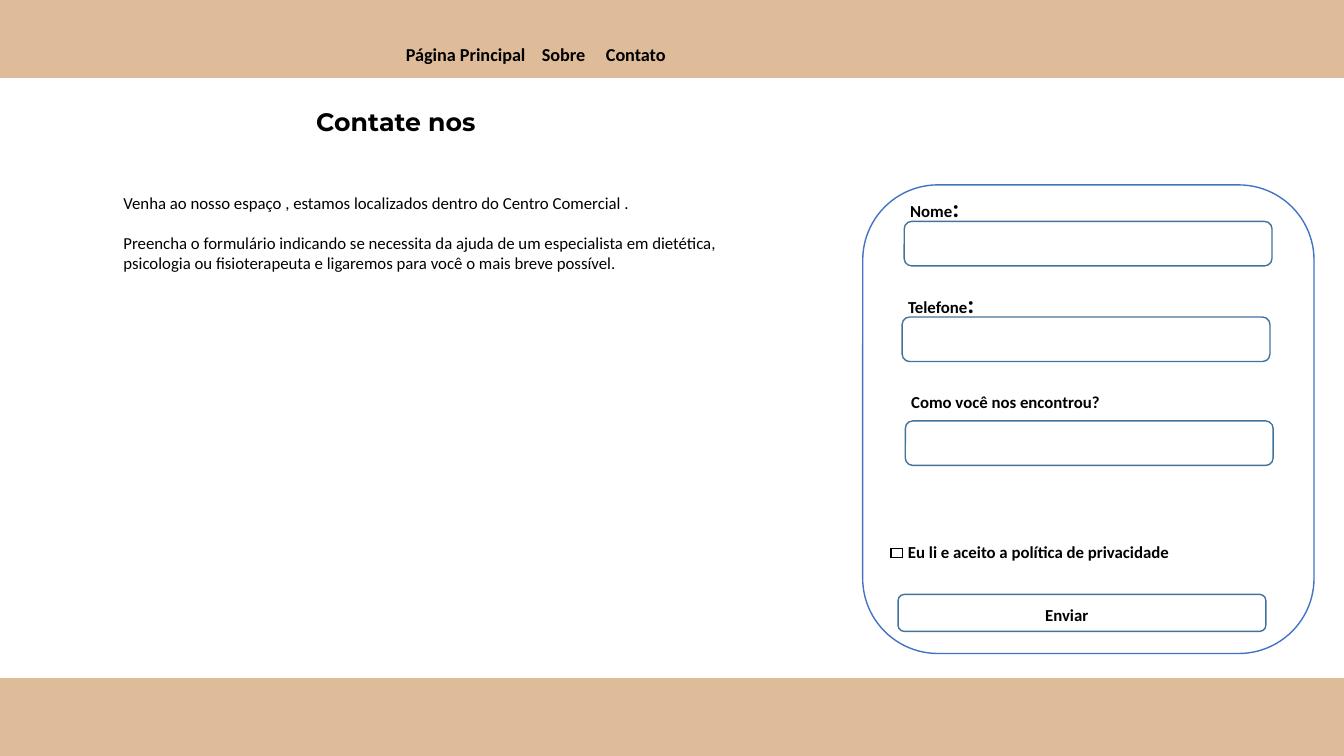
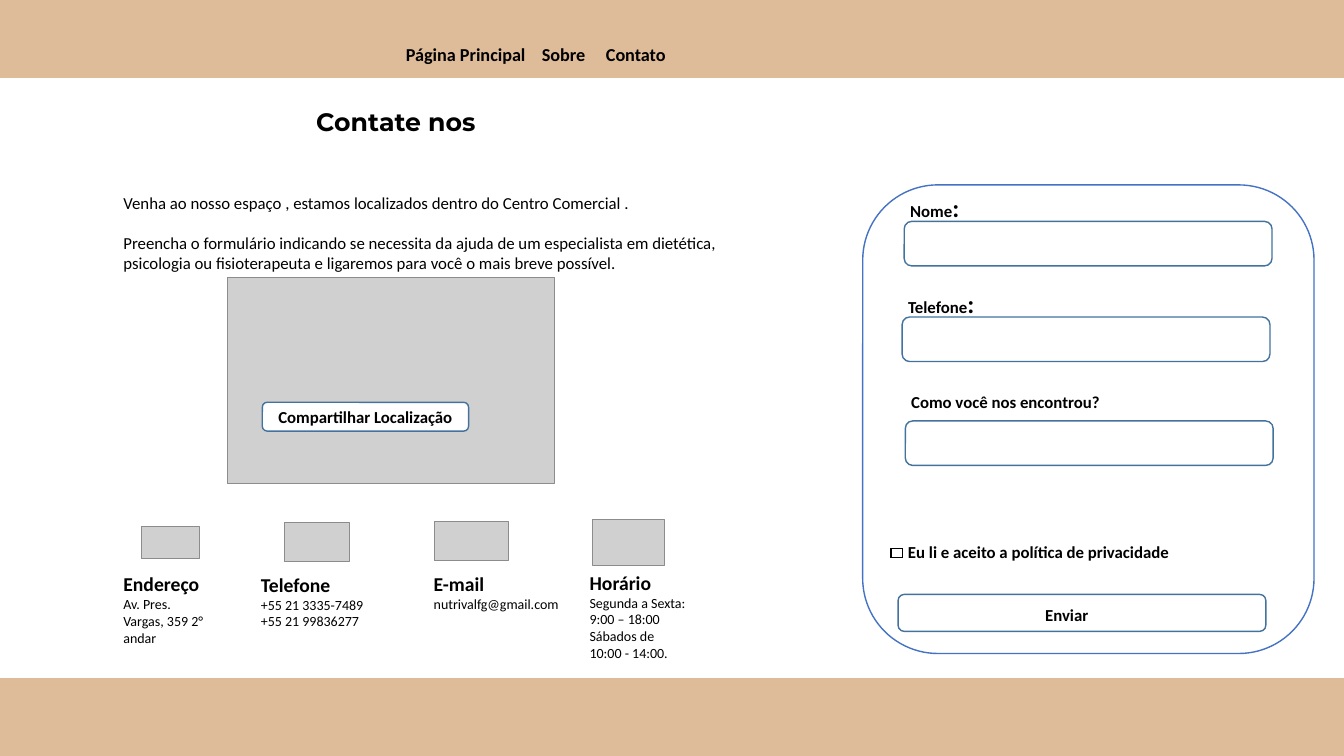
Before and after one commit to JulioCesarSantosdv/Website-para-Nutricionista-e-Personal-Trainer, a slide deck: slide 4 of Projeto Website para nutricionista e personal trainer/Projeto Website para nutricionista e personal trainer.pptx. Drawn at 1344x756 pixels with LibreOffice and Linux fonts; fonts in the diff are those of the drawing; grey boxes stand for pictures. Boxes give left, top, right and bottom in pixels: in the first picture for what was removed or moved away, otherwise in the second. Text is boxed around its words. In the diff, an @@ line names an element or a change of style, - is before the commit and + after.

```diff
--- a/Projeto Website para nutricionista e personal trainer/Projeto Website para nutricionista e personal trainer.pptx
+++ b/Projeto Website para nutricionista e personal trainer/Projeto Website para nutricionista e personal trainer.pptx
@@ picture added at bbox=[228, 278, 556, 485] @@
@@ rounded rectangle added at bbox=[262, 402, 469, 432], fill #FFFFFF, outline #43739E 1 pt, 12 pt, text #000000, bold @@
+Compartilhar Localização
@@ group added at bbox=[123, 519, 685, 658]: 4 pictures, 4 texts @@
+Endereço
+Av. Pres. Vargas, 359 2° andar
+Telefone
++55 21 3335-7489
++55 21 99836277
+E-mail
+nutrivalfg@gmail.com
+Horário
+Segunda a Sexta:
+9:00 – 18:00
+Sábados de 10:00 - 14:00.
```
Also in this commit, not shown: 1 other slide changed, 6 other files.
